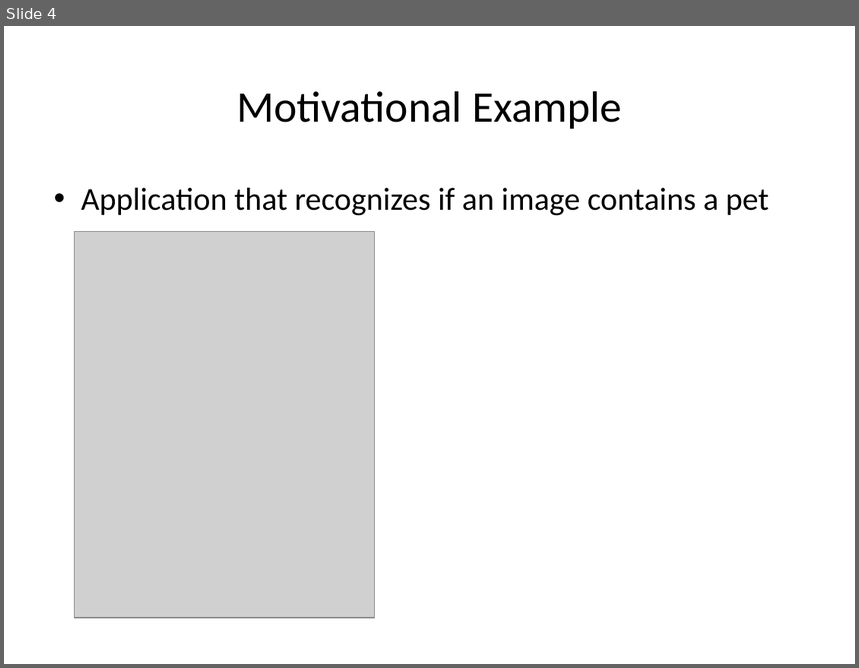
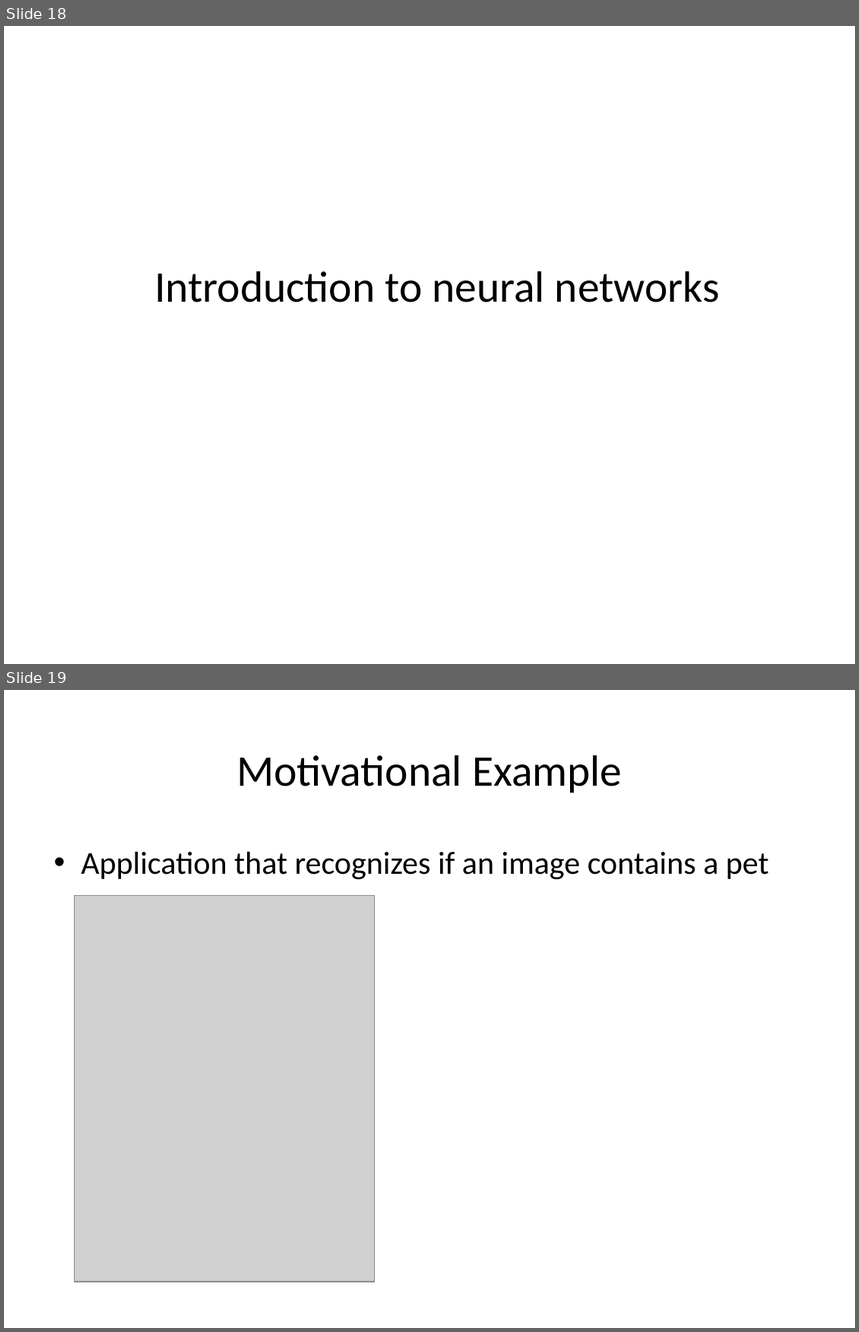
Before and after one commit to dtemraz/machine-learning, a slide deck: src/main/resources/nn.pptx. Shown one above the other, each under a label of ours: slide 4 before the commit, slides 18 and 19 after it. The pictures are 859x668 and 859x1332 pixels, drawn with LibreOffice and Linux fonts; fonts in the diff are those of the drawing; grey boxes stand for pictures; background and template pictures are left out. Boxes give left, top, right and bottom in pixels: in the first picture for what was removed or moved away, otherwise in the second. Text is boxed around its words. In the diff, an @@ line names an element or a change of style, - is before the commit and + after.

```diff
--- a/src/main/resources/nn.pptx
+++ b/src/main/resources/nn.pptx
@@ slide 18 added at [4, 26, 855, 664], background picture (left out) @@
@@ title added at [154, 271, 720, 303], 37 pt, text #000000 @@
+Introduction to neural networks
@@ what was slide 4 is now slide 19 @@
```
Also in this commit, not shown: 5 slides changed, 14 other slides added, 39 other files.
